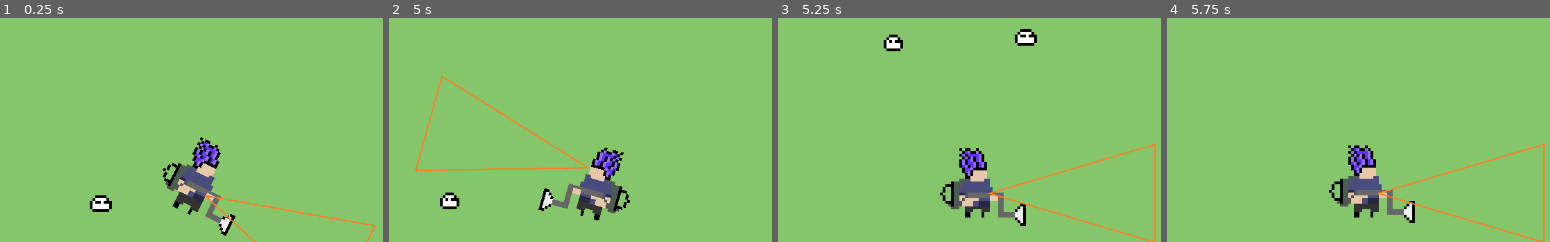
Above: before the commit, frames 1-4 (left to right).
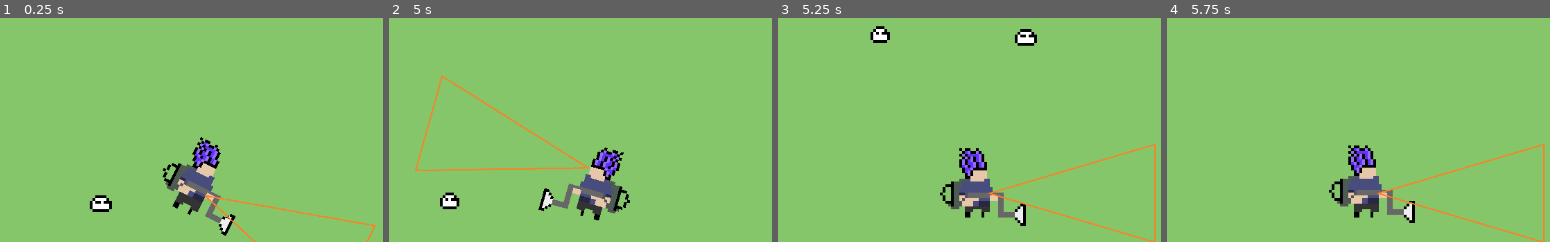
Above: after the commit, the same moments.

Repository: VMormoris/tinycreatures
Game: Godot game, scene res://Scenes/MainScene.tscn
Two runs of this game, one before a commit and one after it. Both use one fixed random seed, a clock stepped at 60 frames per second and the inputs below.
Inputs (mouse positions are % of the whole screen's width and height, from its top left):
- Up to frame 1 (0.25 s): no input
- Up to frame 2 (5 s): move the mouse to (71, 45) at 0.52 s; press the mouse at (71, 45) at 0.53 s; hold D (Right) 0.53-1.28 s; move the mouse to (27, 55) at 1.27 s; release the mouse at (27, 55) at 1.28 s; hold S (Down) 1.28-2.03 s; click (27, 55) at 1.35 s; move the mouse to (58, 28) at 2.02 s; press the mouse at (58, 28) at 2.03 s; hold D (Right) 2.03-2.78 s; move the mouse to (43, 70) at 2.77 s; release the mouse at (43, 70) at 2.78 s; hold W (Up) 2.78-3.53 s; click (43, 70) at 2.85 s; move the mouse to (79, 65) at 3.52 s; press the mouse at (79, 65) at 3.53 s; hold A (Left) from 3.53 s (still down); move the mouse to (17, 35) at 4.27 s; release the mouse at (17, 35) at 4.28 s; click (17, 35) at 4.35 s
- Up to frame 3 (5.25 s): move the mouse to (53, 50) at 5.02 s; release A (Left) at 5.03 s; press the mouse at (53, 50) at 5.03 s; hold S (Down) from 5.03 s (still down)
- Up to frame 4 (5.75 s): keep holding S (Down)
The pictures show only the part of the screen within x 21-71%, y 14-63%; the shares and areas given below are measured in that part.

Frames 1-2 are identical in both runs. In frame 3, 0.6% of the frame differs, in the area x 24-33%, y 3-15%; in frame 4, nothing differs.

Commit message:
Vaccum removed, type enum

Diff:
--- a/Scripts/EnemyController.gd
+++ b/Scripts/EnemyController.gd
@@ -17,21 +17,12 @@
 
 # Called every frame. 'delta' is the elapsed time since the previous frame.
 func _process(delta: float) -> void:
-	#chase_player(delta)
-	#apply_gravity(delta)
-	if(!ableToMove):
-		being_absorbed(delta)
-	else:
-		match PERSONALITY:
-			ATTITUDE.Agressive:
-				chase_player(delta)
-			#ATTITUDE.Passive:
-			#	print("Passive")
-#		moveHorizontally(delta)
-#		moveVertically(delta)
-#	else:
-#		moveToPlayer(delta)
-#		ableToMove = true
+	match PERSONALITY:
+		ATTITUDE.Agressive:
+			chase_player(delta)
+		#ATTITUDE.Passive:
+		#	print("Passive")
+#
 
 func chase_player(delta: float) -> void:
 	dir = (player.position - position).normalized()
@@ -55,17 +46,3 @@
 		sr.flip_h = true
 	else:
 		sr.flip_h = false
-
-func being_absorbed(delta: float) -> void:
-	dir = (player.position - position).normalized()
-	select_orientation(dir)
-	position += (SPEED/2) * delta * dir
-	if position.distance_to(player.position) < 10:
-		queue_free()
-
-func _on_player_capture() -> void:
-	ableToMove = false
-
-
-func _on_player_release() -> void:
-	ableToMove = true
